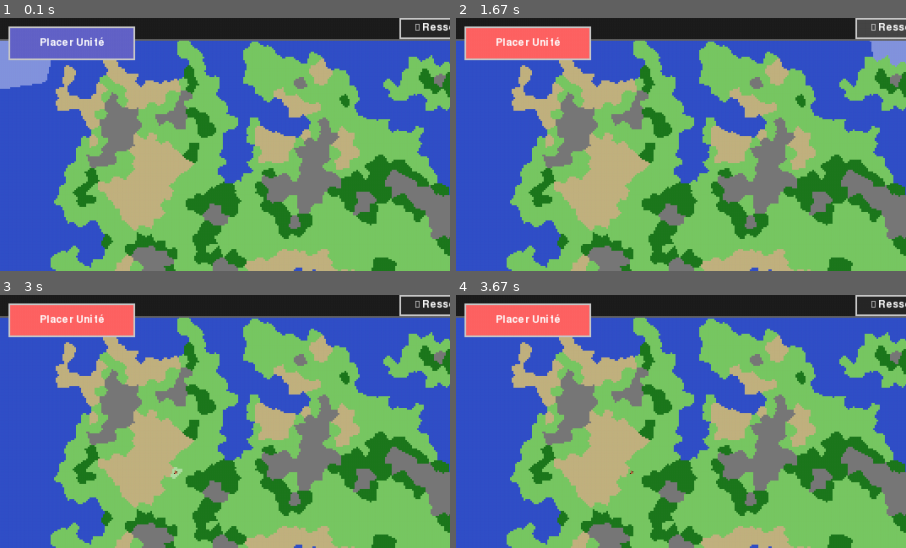
Above: before the commit, frames 1-4 (two rows, left to right).
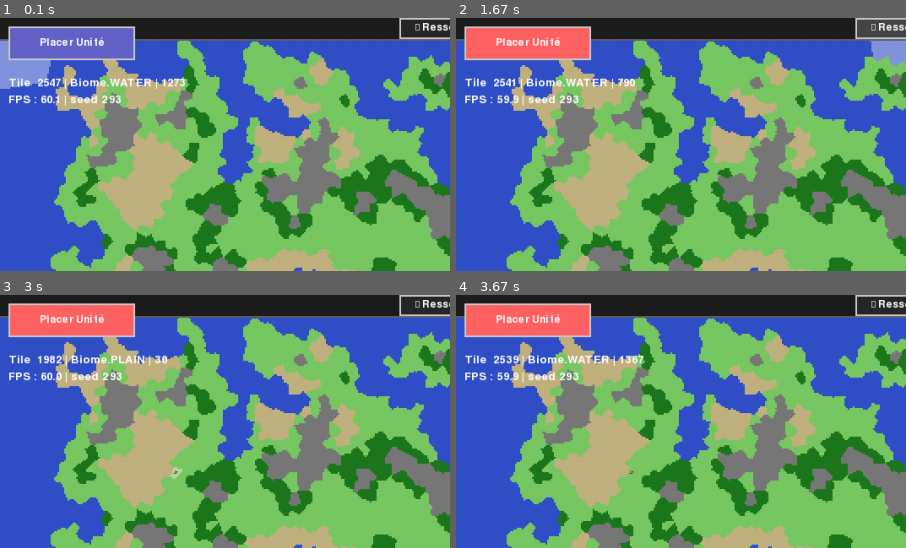
Above: after the commit, the same moments.

Repository: capdevillex/proj_info
Game: pygame game, started from run_project.py
The game is run twice, just before and just after one commit, with the same random seed, the same clock (stepped at 60 frames per second) and the same inputs.
Inputs (mouse positions are % of the whole screen's width and height, from its top left):
- Up to frame 1 (0.1 s): no input
- Up to frame 2 (1.67 s): click (8, 5) at 0.38 s, where only the run after the commit has a clickable "Placer Unité"; click "▼ Ressources" at 0.72 s; click "Fin du tour" at 1.05 s; click "▲ Ressources" at 1.38 s
- Up to frame 3 (3 s): click "Fin du tour" at 1.72 s; tap 2 at 2 s; click (19, 35) at 2.38 s; tap 1 at 2.67 s
- Up to frame 4 (3.67 s): click "Fin du tour" at 3.05 s
The pictures show only the part of the screen within x 0-50%, y 0-50%; the shares and areas given below are measured in that part.

The runs differ from the first frame. In frame 1, 1.2% of the frame differs, in the area x 2-42%, y 23-35%; in frame 2, 1.2%; in frame 3, 1.1%; in frame 4, 1.2%.

Commit message:
fix(ui): adjust debug text positioning to avoid overlap
- Move info text display from y=10 to y=70
- Move FPS text display from y=30 to y=90
- Prevents debug overlays from being obscured by the newly placed ui button on screen

Diff:
--- a/ui/renderer.py
+++ b/ui/renderer.py
@@ -263,7 +263,7 @@
                 True,
                 (255, 255, 255),
             )
-            screen.blit(text_info, (10, 10))
+            screen.blit(text_info, (10, 70))
 
         self.fps = (self.fps * 0.85) + (1 / dt * (1 - 0.85))
         text_FPS = self.font.render(
@@ -271,4 +271,4 @@
             True,
             (255, 255, 255),
         )
-        screen.blit(text_FPS, (10, 30))
+        screen.blit(text_FPS, (10, 90))
